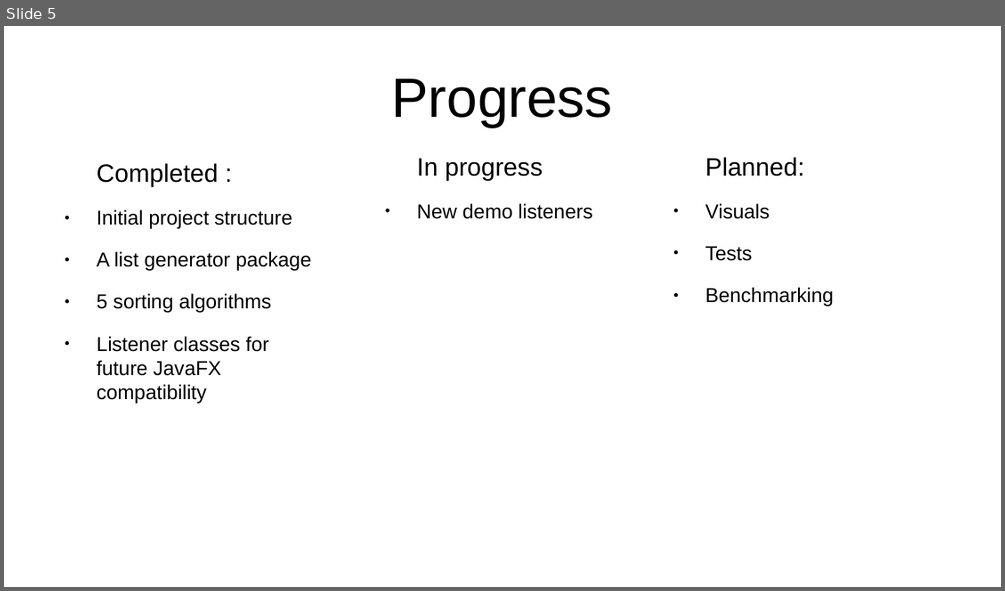
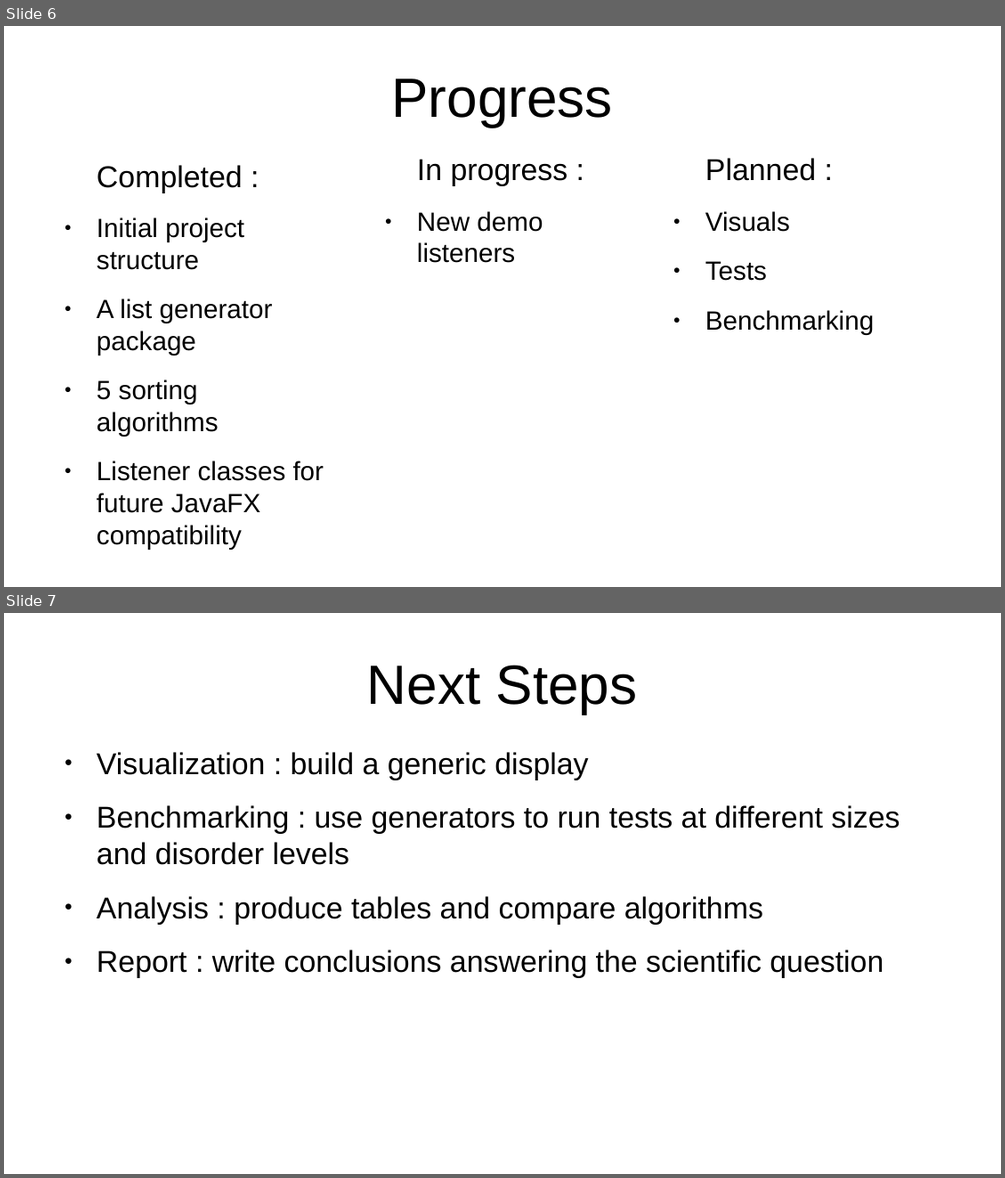
Before and after one commit to tuntuta123/sorting-algorithm-analysis, a slide deck: presentation.odp. Shown one above the other, each under a label of ours: slide 5 before the commit, slides 6 and 7 after it. The pictures are 1005x591 and 1005x1178 pixels, drawn with LibreOffice and Linux fonts; fonts in the diff are those of the drawing. Boxes give left, top, right and bottom in pixels: in the first picture for what was removed or moved away, otherwise in the second. Text is boxed around its words. In the diff, an @@ line names an element or a change of style, - is before the commit and + after.

```diff
--- a/presentation.odp
+++ b/presentation.odp
@@ slide 7 added at (x1=4, y1=613, x2=1001, y2=1174), background #FFFFFF @@
@@ title added at (x1=367, y1=665, x2=638, y2=714), 44 pt, text #000000 @@
+Next Steps
@@ text added at (x1=97, y1=752, x2=899, y2=978), 24 pt, text #000000 @@
+● Visualization : build a generic display
+● Benchmarking : use generators to run tests at different sizes and disorder levels
+● Analysis : produce tables and compare algorithms
+● Report : write conclusions answering the scientific question
@@ what was slide 5 is now slide 6 @@
@@ slide 6 changed as well @@
@@ text "Completed :" at (x1=97, y1=165, x2=324, y2=548): size 20 to 24 pt in "Completed :"; size 16 to 21 pt @@
@@ text at (x1=417, y1=159, x2=568, y2=186): text changed; size 20 to 24 pt @@
-In progress
+In progress :
@@ text at (x1=705, y1=158, x2=816, y2=181): text changed; size 20 to 24 pt @@
-Planned:
+Planned :
@@ text at (x1=417, y1=211, x2=542, y2=263): size 16 to 21 pt in "New demo listeners" @@
@@ text at (x1=705, y1=211, x2=874, y2=335): size 16 to 21 pt in "Visuals", "Tests", "Benchmarking" @@
```
Also in this commit, not shown: 3 other slides changed, 2 other slides added, 1 slide removed, 2 other files.
